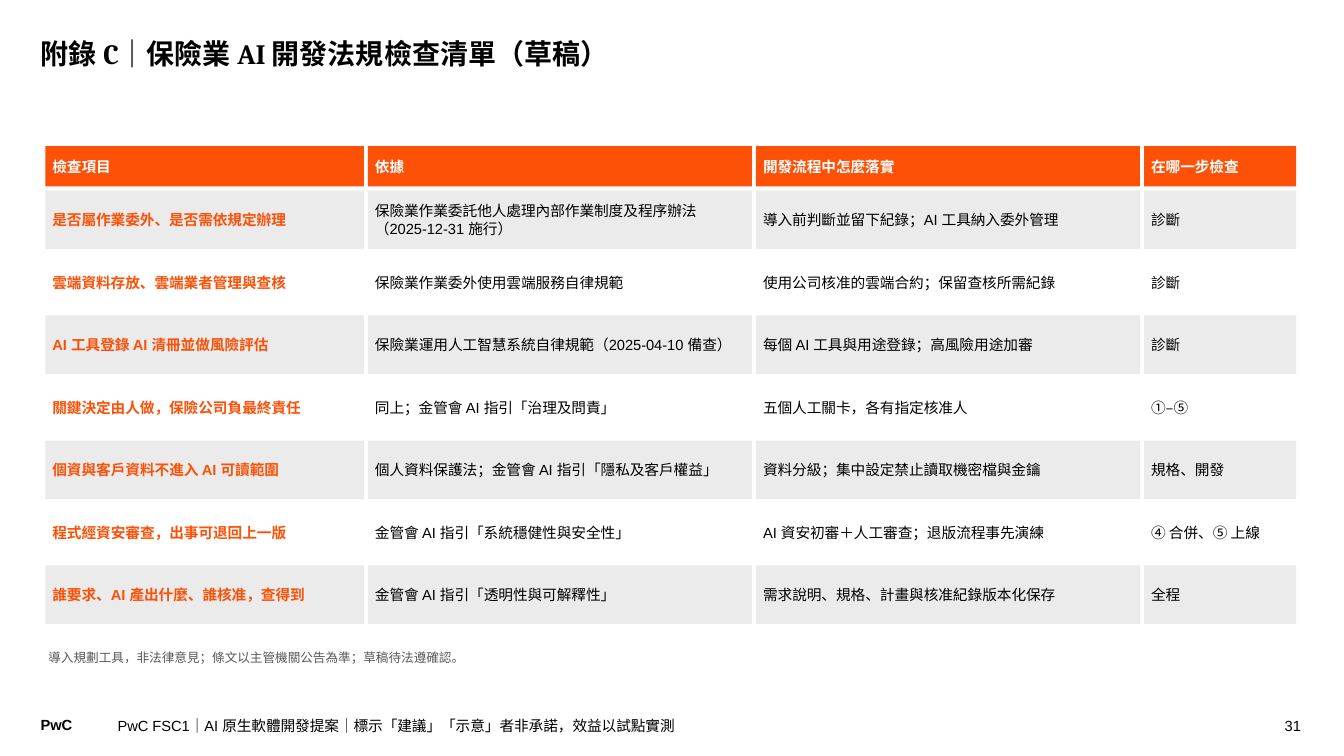
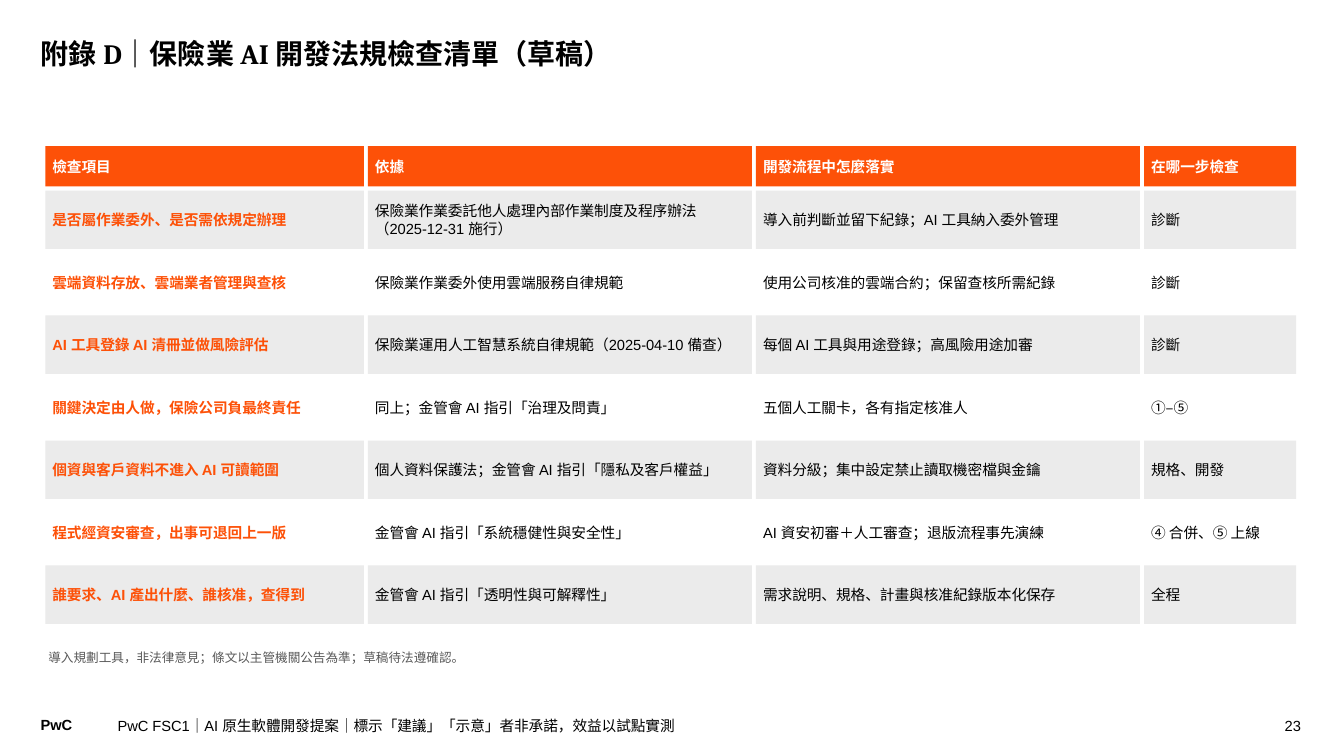
Before and after one commit to Robshao/PwC_FSC1, a slide deck: slide 23 of research/ai-native-sdlc/AI原生軟體開發_合夥人提案簡報.pptx (slide 31 before the commit). Drawn at 1344x756 pixels with LibreOffice and Linux fonts; fonts in the diff are those of the drawing. Boxes give left, top, right and bottom in pixels: in the first picture for what was removed or moved away, otherwise in the second. Text is boxed around its words. In the diff, an @@ line names an element or a change of style, - is before the commit and + after.

```diff
--- a/research/ai-native-sdlc/AI原生軟體開發_合夥人提案簡報.pptx
+++ b/research/ai-native-sdlc/AI原生軟體開發_合夥人提案簡報.pptx
@@ title at [41,39,612,68]: text changed @@
-附錄 C｜保險業 AI 開發法規檢查清單（草稿）
+附錄 D｜保險業 AI 開發法規檢查清單（草稿）
@@ page number at [1285,720,1301,731]: text changed @@
-31
+23
```
Also in this commit, not shown: 15 other slides changed, 5 slides added, 12 slides removed, 4 other files.
